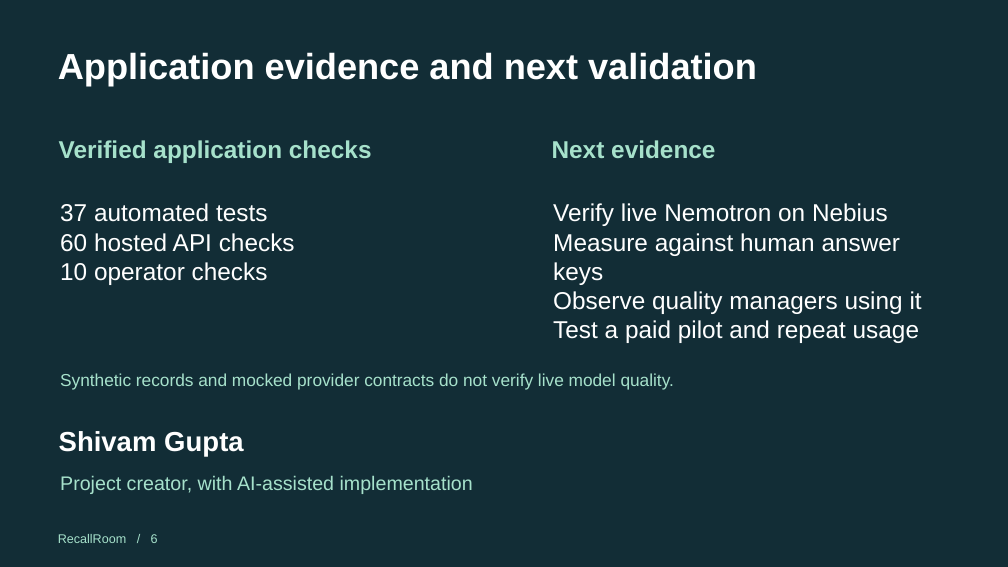
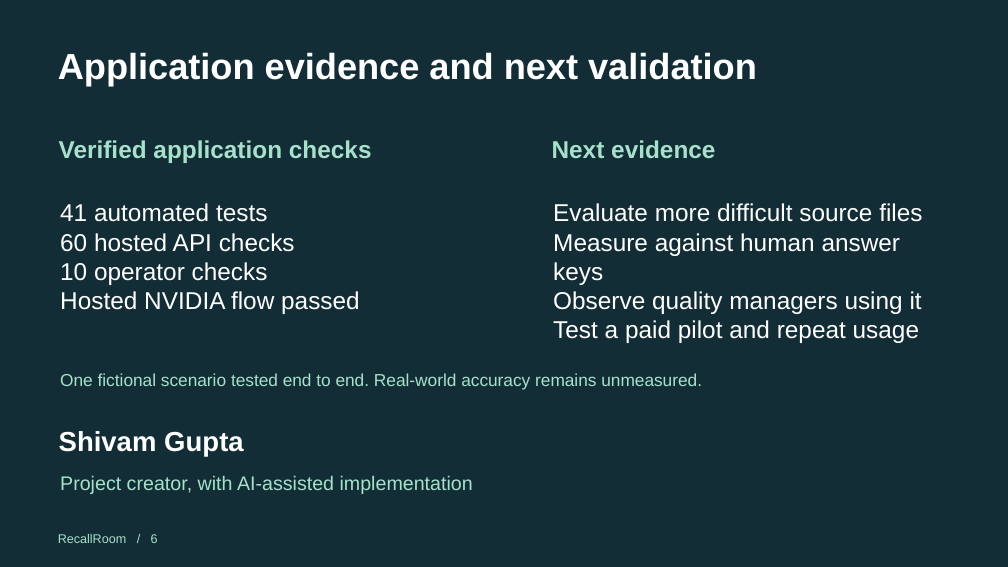
Before and after one commit to shi1720/Nebius-x-NVIDIA, a slide deck: slide 6 of docs/pitch/RecallRoom-pitch.pptx. Drawn at 1008x567 pixels with LibreOffice and Linux fonts; fonts in the diff are those of the drawing. Boxes give left, top, right and bottom in pixels: in the first picture for what was removed or moved away, otherwise in the second. Text is boxed around its words. In the diff, an @@ line names an element or a change of style, - is before the commit and + after.

Commit message:
Verify live Nebius inference and publish final demo

```diff
--- a/docs/pitch/RecallRoom-pitch.pptx
+++ b/docs/pitch/RecallRoom-pitch.pptx
@@ text at [60,203,267,222]: text changed @@
-37 automated tests
+41 automated tests
@@ text at [553,203,922,222]: text changed @@
-Verify live Nemotron on Nebius
+Evaluate more difficult source files
@@ text at [60,291,360,314]: paragraph added @@
+Hosted NVIDIA flow passed
@@ text at [60,373,702,390]: text changed @@
-Synthetic records and mocked provider contracts do not verify live model quality.
+One fictional scenario tested end to end. Real-world accuracy remains unmeasured.
```
Also in this commit, not shown: 1 other slide changed, 44 other files.
